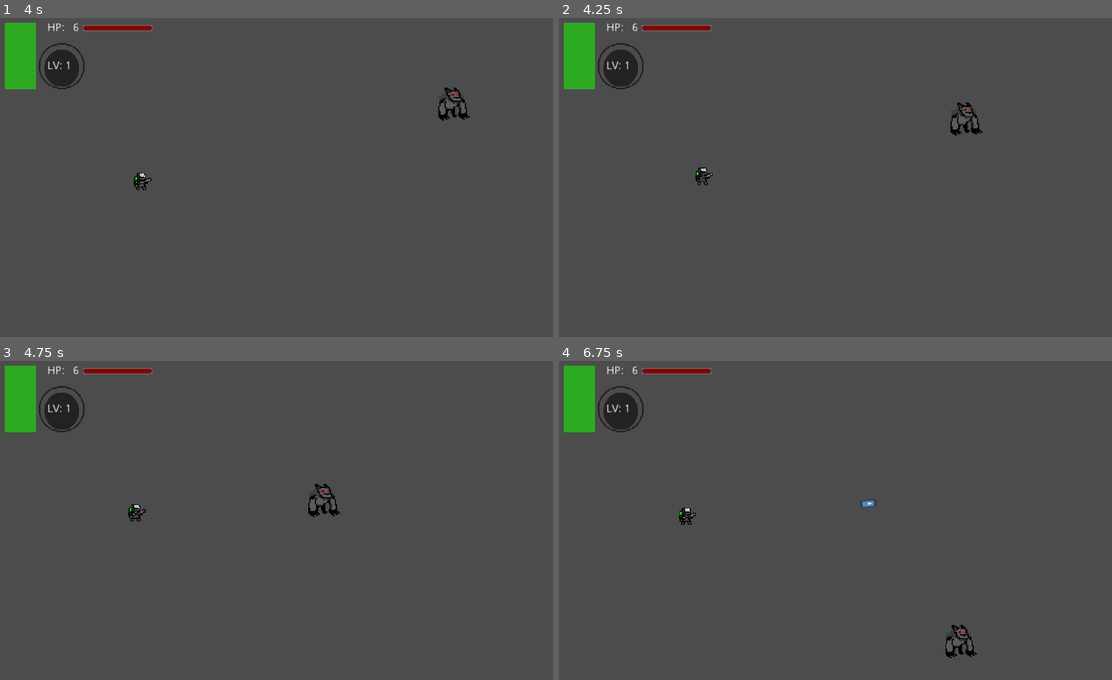
Above: before the commit, frames 1-4 (two rows, left to right).
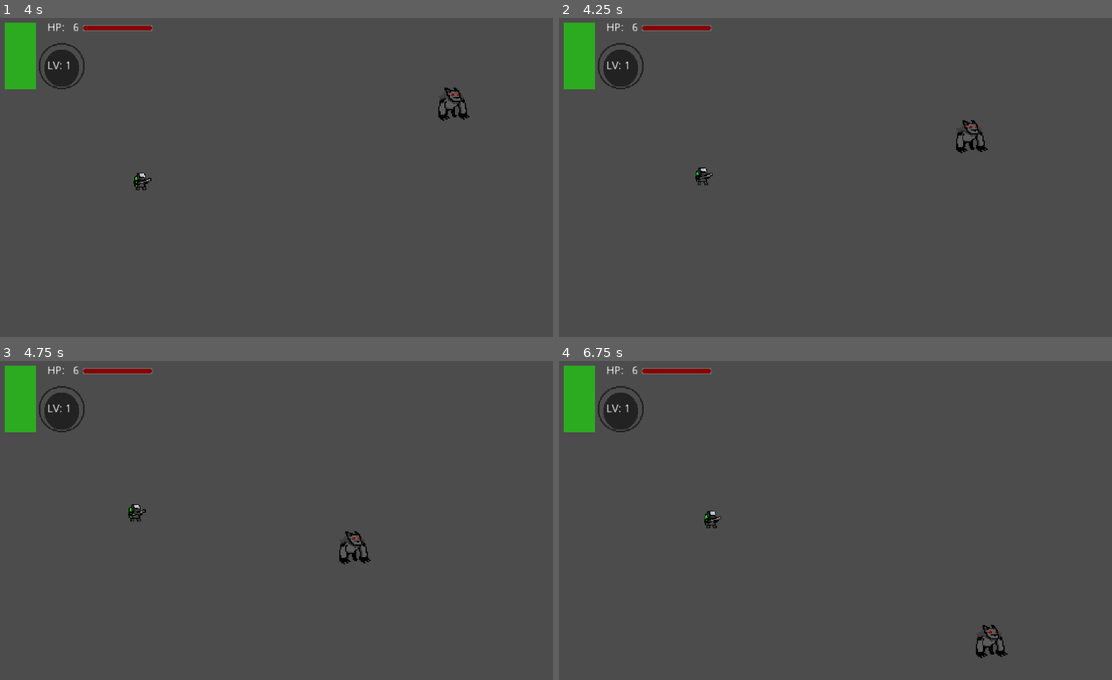
Above: after the commit, the same moments.

Repository: Grupo-DELU/codename-chiguirazo
Game: Godot game, scene res://Scenes/Main.tscn
The game is run twice, just before and just after one commit, with the same random seed, the same clock (stepped at 60 frames per second) and the same inputs. The engine's default icon, where the game draws it, is replaced by a stand-in: a white triangle on a blue panel in a dark square.
Inputs (mouse positions are in pixels of both pictures, inside the frame that each line leads up to):
- Up to frame 1 (4 s): move the mouse to (392, 155) at 0.52 s; hold Right (right) 0.53-1.28 s; click (392, 155) at 0.6 s; move the mouse to (160, 187) at 1.27 s; hold Down (down) 1.28-2.03 s; click (160, 187) at 1.35 s; move the mouse to (326, 97) at 2.02 s; hold Right (right) 2.03-2.78 s; click (326, 97) at 2.1 s; tap Enter at 2.75 s; move the mouse to (243, 238) at 2.77 s; hold Up (up) 2.78-3.53 s; click (243, 238) at 2.85 s; move the mouse to (442, 222) at 3.52 s; hold Left (left) from 3.53 s (still down); click (442, 222) at 3.6 s
- Up to frame 2 (4.25 s): keep holding Left (left); tap Space (skill1) at 4.15 s
- Up to frame 3 (4.75 s): keep holding Left (left); move the mouse to (99, 466) at 4.27 s; click (99, 466) at 4.35 s
- Up to frame 4 (6.75 s): move the mouse to (857, 514) at 5.02 s; release Left (left) at 5.03 s; hold Down (down) 5.03-5.78 s; click (857, 514) at 5.1 s; move the mouse to (747, 431) at 5.77 s; hold Right (right) 5.78-6.53 s; click (747, 431) at 5.85 s; move the mouse to (951, 498) at 6.52 s; hold Up (up) from 6.53 s (still down); click (951, 498) at 6.6 s

Frame 1 is identical in both runs. In frame 2, 0.4% of the frame differs, in the area x 70-78%, y 26-43%; in frame 3, 0.4%; in frame 4, 0.7%, in the area x 21-82%, y 43-94%.

Commit message:
el dash ta bueno

Diff:
--- a/Scripts/ME_movemento_base.gd
+++ b/Scripts/ME_movemento_base.gd
@@ -32,13 +32,13 @@
 		Apply_movement(acc)
 	entity.move_and_slide(v_direction)
 
-func Apply_friction(deceleration : Vector2):
+func Apply_friction(deceleration :Vector2):
 	if v_direction.length() > deceleration.length():
 		v_direction -= deceleration
 	else:
 		v_direction = Vector2.ZERO
 
-func Apply_movement(acceleration: Vector2):
+func Apply_movement(acceleration :Vector2):
 	v_direction += acceleration
 	v_direction = v_direction.clamped(max_speed)
 
--- a/Scripts/WS_dash.gd
+++ b/Scripts/WS_dash.gd
@@ -1,21 +1,19 @@
 extends "res://Scripts/BS_base_skill.gd"
 
-var dash_duration :float = 0.1
-var dash_distance :float = 10
+export(float) var dash_duration :float = 1
+export(float) var dash_distance :float = 100
 var dash_speed :float
 var direction :Vector2
 
-var first_use: bool = true
-var prev_acc :float
-var wolfie :Node2D
+var first_use: bool = true #Para inicializar ciertos nodos l primera vez que se usa la skill
+var prev_mspd :float #Se cambiará la vlocidad máxima, esto es para recuperarla
+var wolfie :Node2D #estos son los nodos
 var wolf_mov :Node2D
-var pre_dash :Vector2
+var pre_dash :Vector2  #posición al empezar el dash
 
 
 func _ready():
-	set_physics_process(false)
-	$DashTime.wait_time = dash_duration
-	cooldown += dash_duration
+	set_physics_process(false) #We´ll be using physics process to make the dash when necessary
 
 func Use_skill() -> void:
 	#Player
@@ -25,27 +23,35 @@
 		wolf_mov = wolfie.Movement
 		first_use = false
 
-	#Dadas la duración y la distancia, calcula la velocidad
-	dash_speed = dash_distance/dash_duration
-	#dirección del dash
+	#distance and duration are set, calculate the speed
+	dash_speed = dash_distance/dash_duration *10
+	#dash direction
 	direction = get_local_mouse_position()
+
+	#backup
 	pre_dash = get_global_position()
-	#Hacer el dash
+	prev_mspd = wolf_mov.max_speed
+
+	#start the dash
+	wolf_mov.max_speed = dash_speed #PLUS ULTRA
 	set_physics_process(true)
 
-	$DashTime.start()
+	#cooldown part
 	.Use_skill()
 
 
 func _physics_process(delta):
-	wolf_mov.Apply_movement(direction*((2*dash_speed)/dash_duration)*delta)
+	var dash_acl :float = dash_speed*1000 #acceleration that we use to reach the dash speed very quickly.
+	var traveled_distance :Vector2
 
-func _on_DashTime_timeout():
+	wolf_mov.Apply_movement(direction*dash_acl)
 
+	#Check the condition for the dash to end (has the dash covered enough distance?)
+	traveled_distance = get_global_position() - pre_dash
+	if traveled_distance.length() >= dash_distance:
+		End_dash()
+
+func End_dash() -> void:
+	#Just goin back to normal(?)
+	wolf_mov.max_speed = prev_mspd
 	set_physics_process(false)
-"""
-func Test_distance() -> bool:
-	if pre_dash.distance_to(get_global_position()) >= dash_distance:
-		return true
-	else:	return false
-"""""
